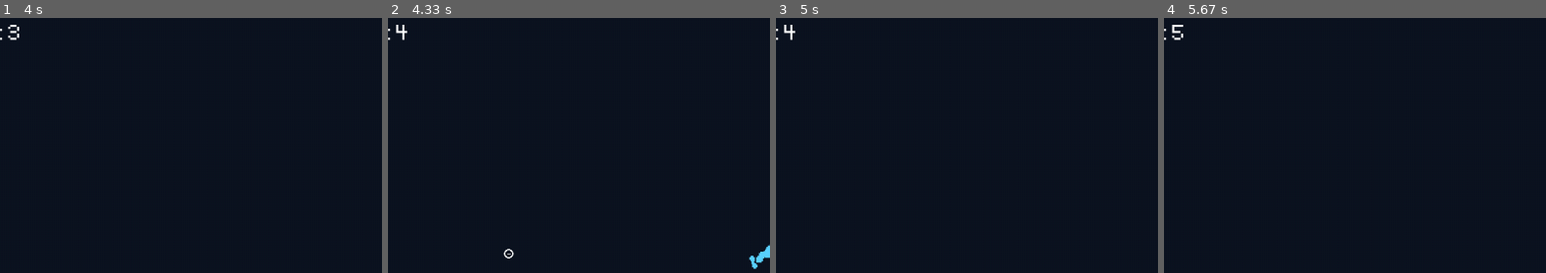
Above: before the commit, frames 1-4 (left to right).
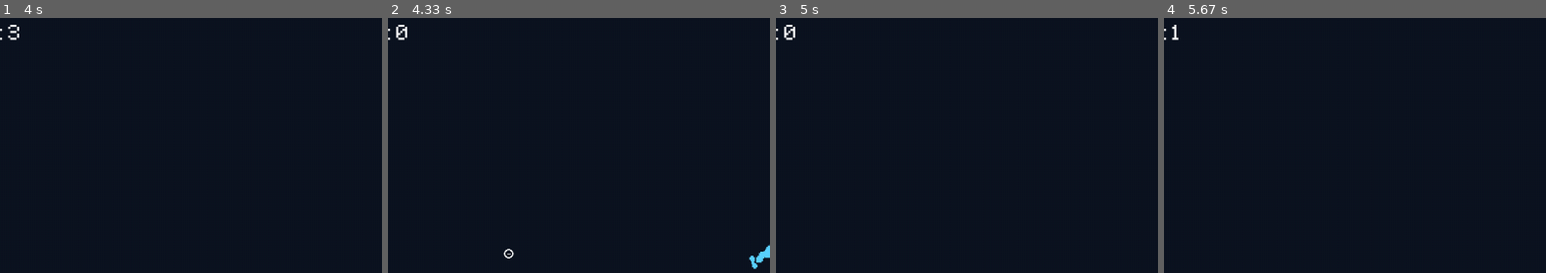
Above: after the commit, the same moments.

Repository: 400cs/CSproject-pygame
Game: pygame game, started from redirection.py
Same seed, same stepped clock (60 frames per second), same inputs: the game is played once before the commit and once after it.
Inputs (mouse positions are % of the whole screen's width and height, from its top left):
- Up to frame 1 (4 s): click (57, 50) at 0.38 s; click (68, 57) at 0.72 s; press the mouse at (68, 57) at 1.03 s; move the mouse to (70, 52) at 1.13 s; release the mouse at (71, 47) at 1.27 s; click (35, 70) at 1.38 s; click (92, 48) at 1.72 s; click (25, 65) at 2.05 s; press the mouse at (25, 65) at 2.37 s; move the mouse to (27, 76) at 2.47 s; release the mouse at (30, 87) at 2.6 s; click (66, 75) at 2.72 s; click (47, 60) at 3.05 s; click (17, 20) at 3.38 s; click (67, 17) at 3.72 s
- Up to frame 2 (4.33 s): hold R from 4 s (still down); click (25, 46) at 4.08 s
- Up to frame 3 (5 s): release R at 4.47 s; click (20, 53) at 4.55 s; click (95, 14) at 4.88 s
- Up to frame 4 (5.67 s): click (47, 68) at 5.22 s; click (67, 82) at 5.55 s
The pictures show only the part of the screen within x 10-60%, y 0-50%; the shares and areas given below are measured in that part.

Frame 1 is identical in both runs. In frame 2, 0.1% of the frame differs, in the area x 2-6%, y 2-9%; in frame 3, 0.1%; in frame 4, 0.1%.

Commit message:
fix score bug

Diff:
--- a/redirection.py
+++ b/redirection.py
@@ -134,6 +134,8 @@
                     lasers = []
                     lines = []
                     game_score = 0
+                    current_time = pygame.time.get_ticks()
+                    start_time = pygame.time.get_ticks()
                     end_game = False
                     particles = []
                     last_point = [screen.get_width() // 2, screen.get_height()]
